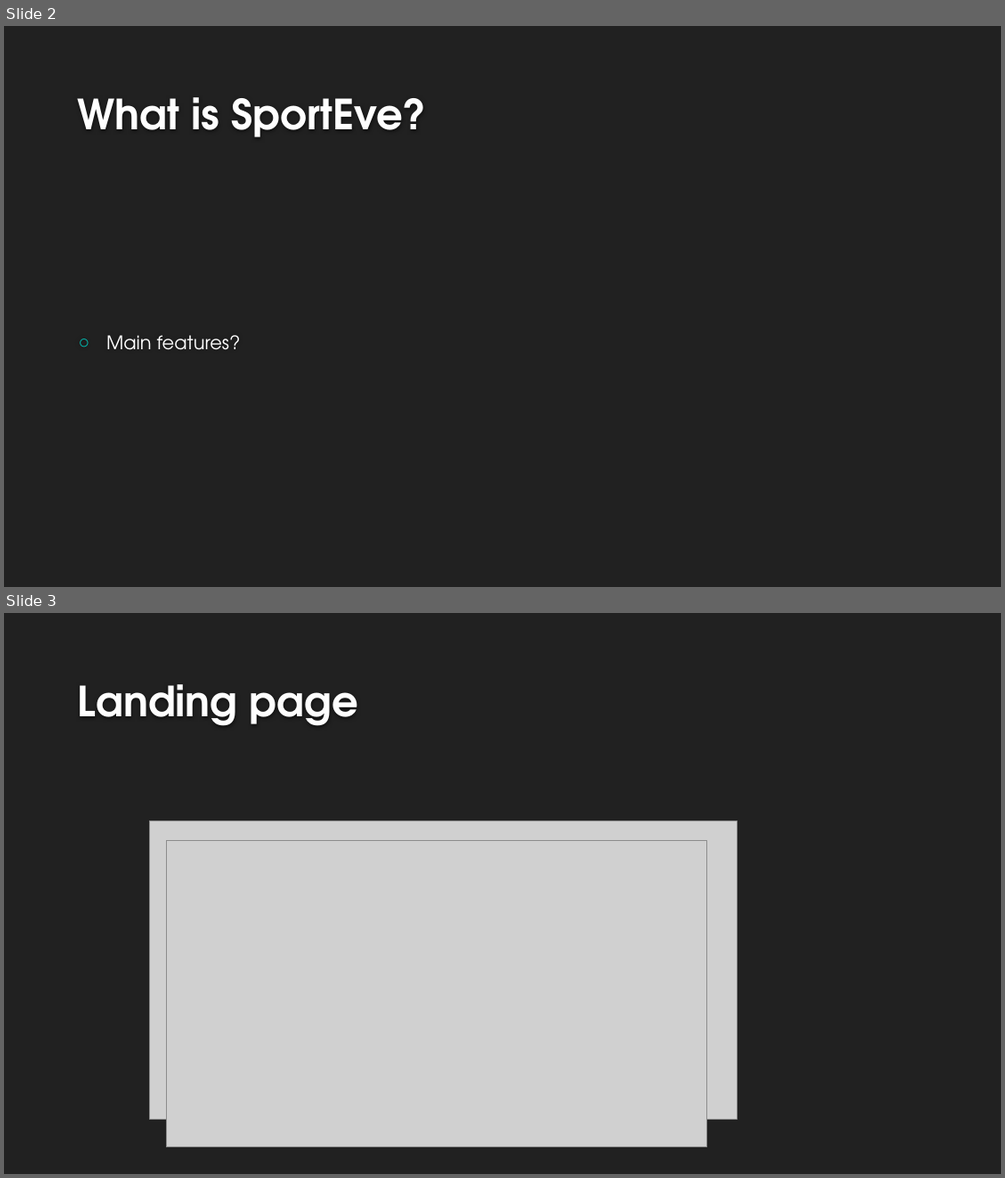
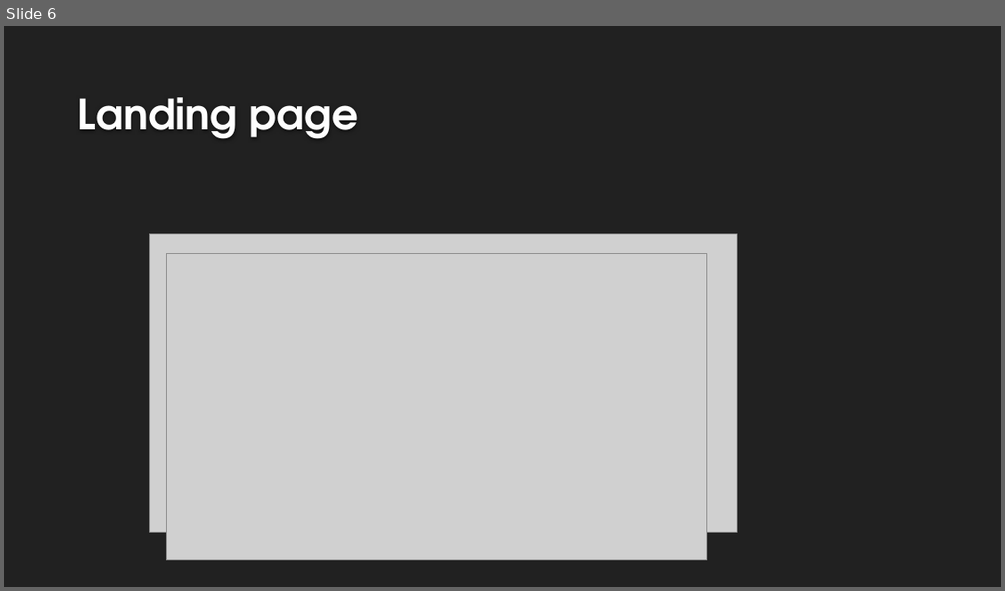
Before and after one commit to js52568/final-webapp, a slide deck: SPORTEVE – A WEB APPLICATION FOR ORGANIZING SPORTING.pptx. Shown one above the other, each under a label of ours: slides 2 and 3 before the commit, slide 6 after it. The pictures are 1005x1178 and 1005x591 pixels, drawn with LibreOffice and Linux fonts; fonts in the diff are those of the drawing; grey boxes stand for pictures; background and template pictures are left out. Boxes give left, top, right and bottom in pixels: in the first picture for what was removed or moved away, otherwise in the second. Text is boxed around its words. In the diff, an @@ line names an element or a change of style, - is before the commit and + after.

```diff
--- a/SPORTEVE – A WEB APPLICATION FOR ORGANIZING SPORTING.pptx
+++ b/SPORTEVE – A WEB APPLICATION FOR ORGANIZING SPORTING.pptx
@@ slide 2 removed at [4,26,1001,587], background #212121 @@
@@ title removed at [78,97,426,137] @@
-What is SportEve?
@@ text removed at [106,335,241,350] @@
-○ Main features?
@@ what was slide 3 is now slide 6 @@
```
Also in this commit, not shown: 1 slide changed, 5 slides added, 1 other slide removed, 5 other files.
